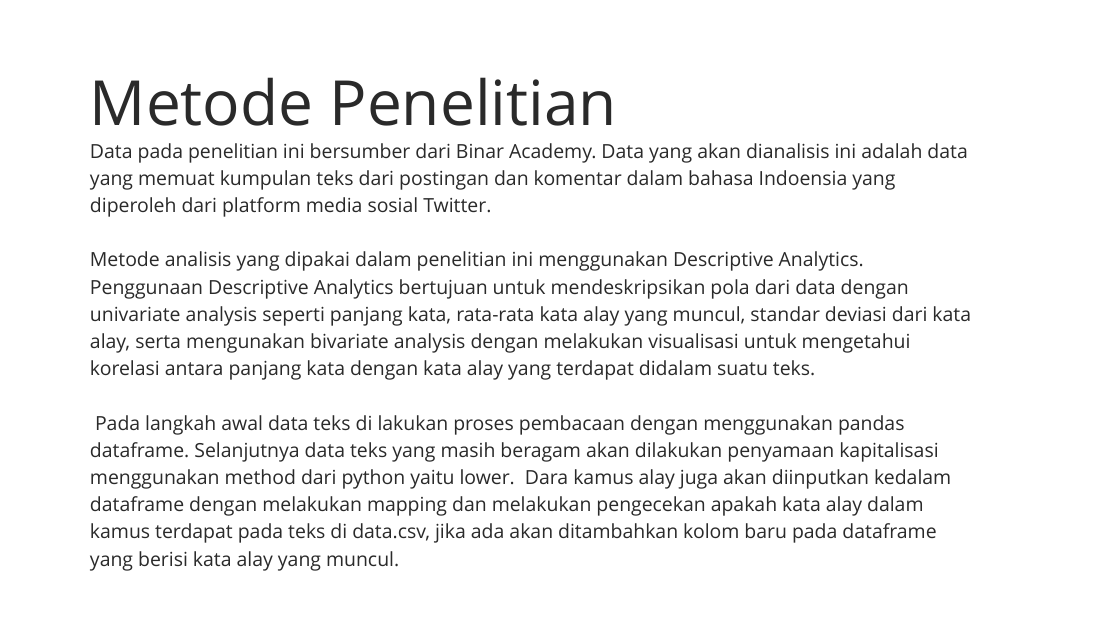
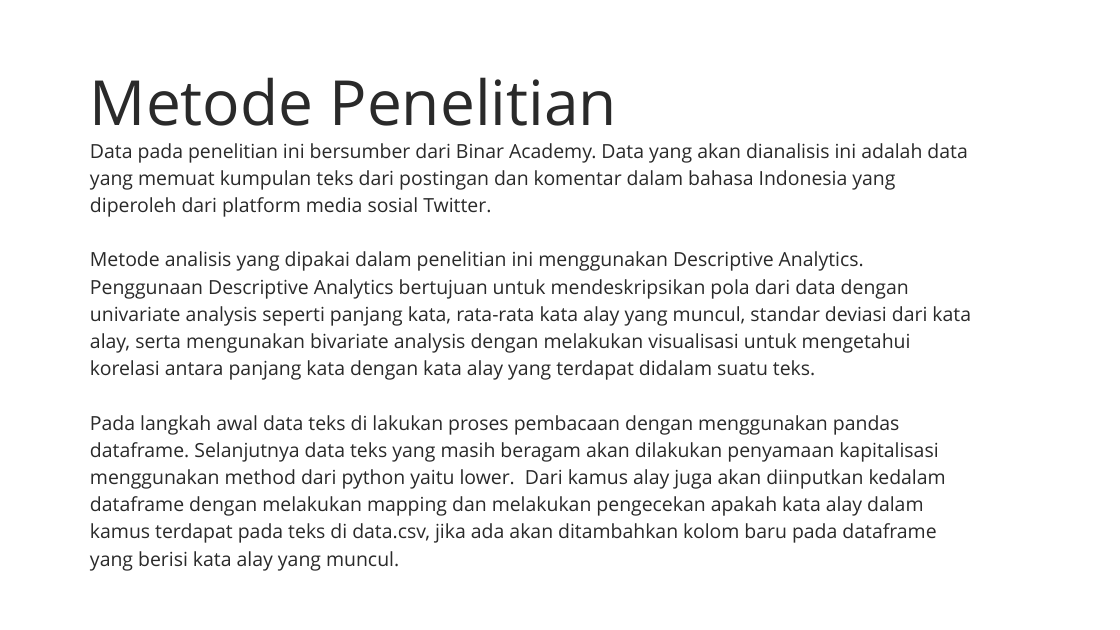
Before and after one commit to Tomiprase3270/binar-data-science-gold, a slide deck: slide 3 of analisis kata alay pada data tweet.pptx. Drawn at 1120x630 pixels with LibreOffice and Linux fonts; fonts in the diff are those of the drawing. Boxes give left, top, right and bottom in pixels: in the first picture for what was removed or moved away, otherwise in the second. Text is boxed around its words. In the diff, an @@ line names an element or a change of style, - is before the commit and + after.

Commit message:
modifikasi analisis kata alay pada data tweet.pptx

```diff
--- a/analisis kata alay pada data tweet.pptx
+++ b/analisis kata alay pada data tweet.pptx
@@ text at box(90, 143, 967, 217): text changed @@
-Data pada penelitian ini bersumber dari Binar Academy. Data yang akan dianalisis ini adalah data yang memuat kumpulan teks dari postingan dan komentar dalam bahasa Indoensia yang diperoleh dari platform media sosial Twitter.
+Data pada penelitian ini bersumber dari Binar Academy. Data yang akan dianalisis ini adalah data yang memuat kumpulan teks dari postingan dan komentar dalam bahasa Indonesia yang diperoleh dari platform media sosial Twitter.
@@ text at box(90, 415, 946, 571): text changed @@
-Pada langkah awal data teks di lakukan proses pembacaan dengan menggunakan pandas dataframe. Selanjutnya data teks yang masih beragam akan dilakukan penyamaan kapitalisasi menggunakan method dari python yaitu lower. Dara kamus alay juga akan diinputkan kedalam dataframe dengan melakukan mapping dan melakukan pengecekan apakah kata alay dalam kamus terdapat pada teks di data.csv, jika ada akan ditambahkan kolom baru pada dataframe yang berisi kata alay yang muncul.
+Pada langkah awal data teks di lakukan proses pembacaan dengan menggunakan pandas dataframe. Selanjutnya data teks yang masih beragam akan dilakukan penyamaan kapitalisasi menggunakan method dari python yaitu lower. Dari kamus alay juga akan diinputkan kedalam dataframe dengan melakukan mapping dan melakukan pengecekan apakah kata alay dalam kamus terdapat pada teks di data.csv, jika ada akan ditambahkan kolom baru pada dataframe yang berisi kata alay yang muncul.
```
Also in this commit, not shown: 3 other slides changed.
